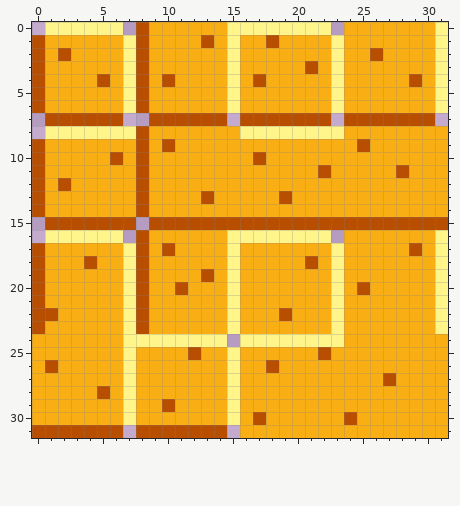
Pixel-art sprite, stored at JumpProto/images/tiny-av-crate-1.png. That is the earlier state.
The file is 32x32 pixels.
Now the later version:
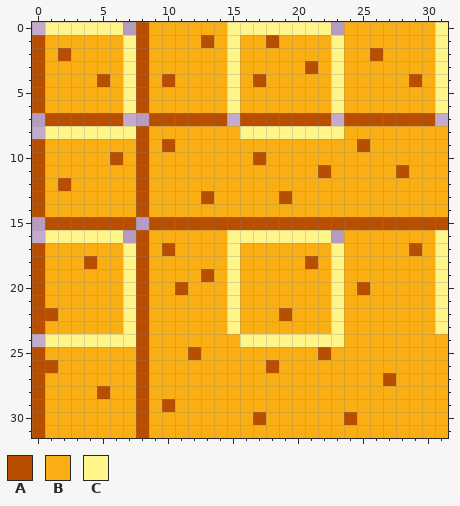
Palette (. is transparent): A #b84e00  B #f9af14  C #fff58b
Diff:
@@ x 0..17 @@
 23 ABBBBBBCABBBBBBCBB
-24 BBBBBBBCCCCCCCC.CC
-25 BBBBBBBCBBBBABBCBB
-26 BABBBBBCBBBBBBBCBB
-27 BBBBBBBCBBBBBBBCBB
-28 BBBBBABCBBBBBBBCBB
-29 BBBBBBBCBBABBBBCBB
-30 BBBBBBBCBBBBBBBCBA
-31 AAAAAAA.AAAAAAA.BB
+24 .CCCCCCCABBBBBBBCC
+25 ABBBBBBBABBBABBBBB
+26 AABBBBBBABBBBBBBBB
+27 ABBBBBBBABBBBBBBBB
+28 ABBBBABBABBBBBBBBB
+29 ABBBBBBBABABBBBBBB
+30 ABBBBBBBABBBBBBBBA
+31 ABBBBBBBABBBBBBBBB
